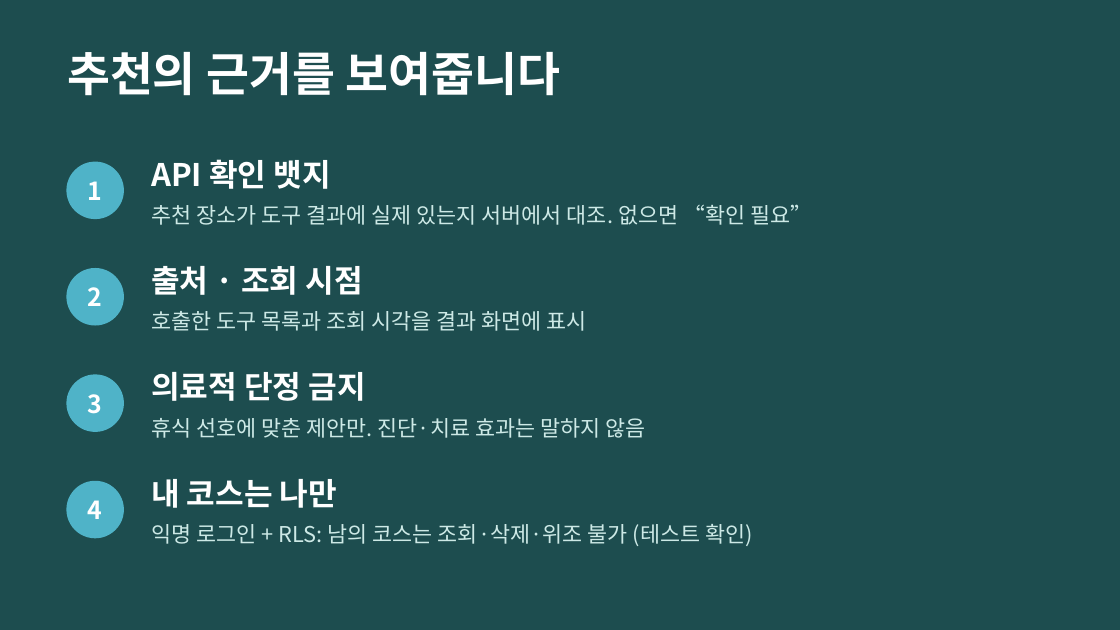
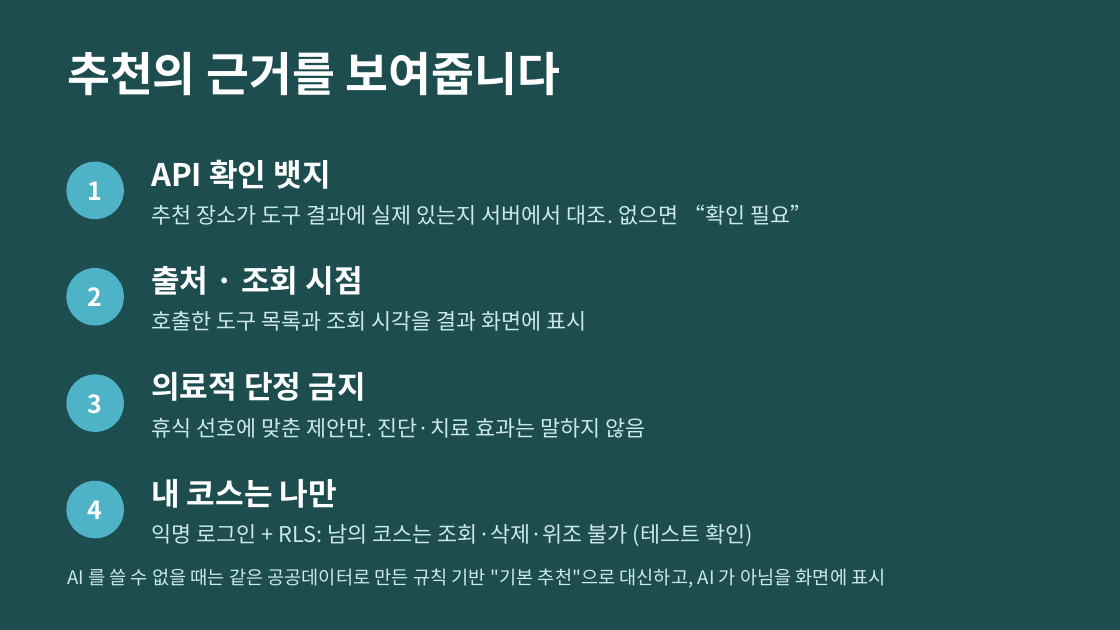
Before and after one commit to jeongeunlee0/jeju-wellness-concierge, a slide deck: slide 5 of docs/JEJU_WELLNESS_CONCIERGE.pptx. Drawn at 1120x630 pixels with LibreOffice and Linux fonts; fonts in the diff are those of the drawing. Boxes give left, top, right and bottom in pixels: in the first picture for what was removed or moved away, otherwise in the second. Text is boxed around its words. In the diff, an @@ line names an element or a change of style, - is before the commit and + after.

```diff
--- a/docs/JEJU_WELLNESS_CONCIERGE.pptx
+++ b/docs/JEJU_WELLNESS_CONCIERGE.pptx
@@ text added at box(67, 568, 885, 588), 12 pt, text #CDE9E6 @@
+AI 를 쓸 수 없을 때는 같은 공공데이터로 만든 규칙 기반 "기본 추천"으로 대신하고, AI 가 아님을 화면에 표시
```
Also in this commit, not shown: 3 other slides changed, 1 slide added, 10 other files.
